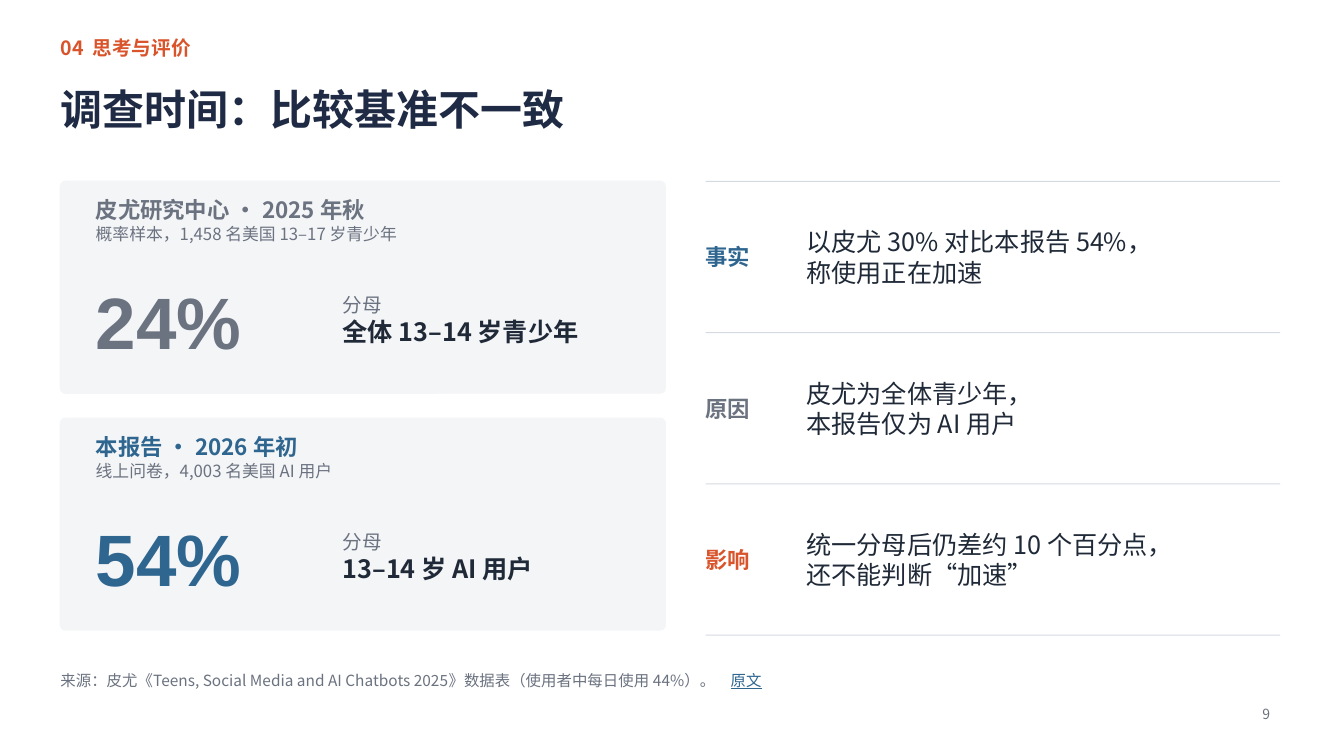
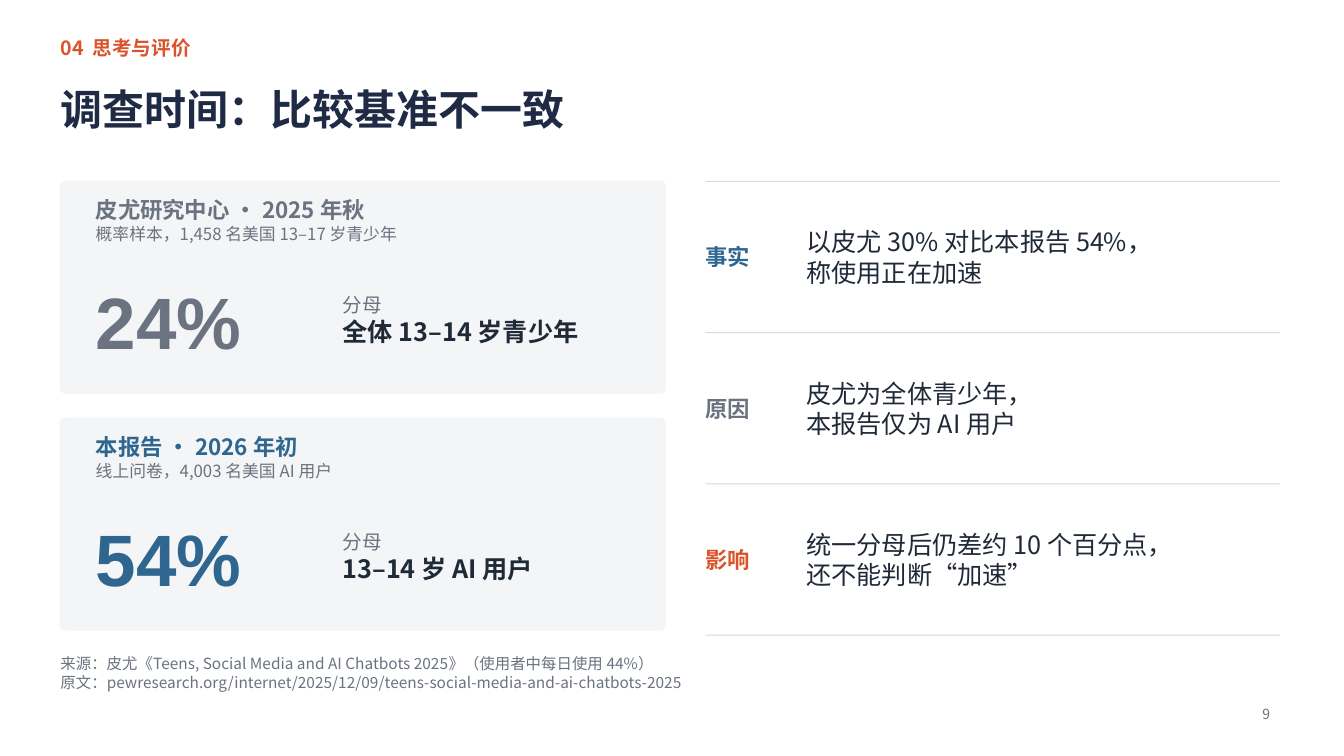
Before and after one commit to jayleo113/ppt, a slide deck: slide 9 of Gracenote报告解读_课堂汇报_最新版.pptx. Drawn at 1344x756 pixels with LibreOffice and Linux fonts; fonts in the diff are those of the drawing. Boxes give left, top, right and bottom in pixels: in the first picture for what was removed or moved away, otherwise in the second. Text is boxed around its words. In the diff, an @@ line names an element or a change of style, - is before the commit and + after.

```diff
--- a/Gracenote报告解读_课堂汇报_最新版.pptx
+++ b/Gracenote报告解读_课堂汇报_最新版.pptx
@@ text at [60, 656, 681, 692]: text changed @@
-来源：皮尤《Teens, Social Media and AI Chatbots 2025》数据表（使用者中每日使用 44%）。 原文
+来源：皮尤《Teens, Social Media and AI Chatbots 2025》（使用者中每日使用 44%）
+原文：pewresearch.org/internet/2025/12/09/teens-social-media-and-ai-chatbots-2025
```
Also in this commit, not shown: 2 other slides changed, 1 other file.
